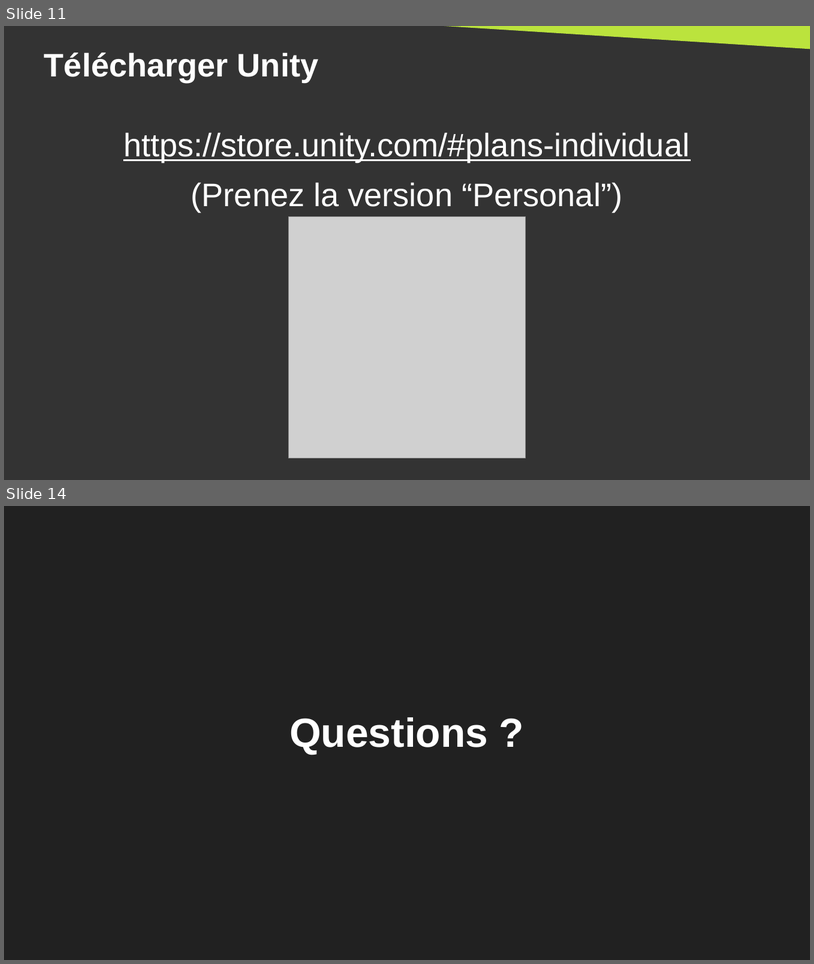
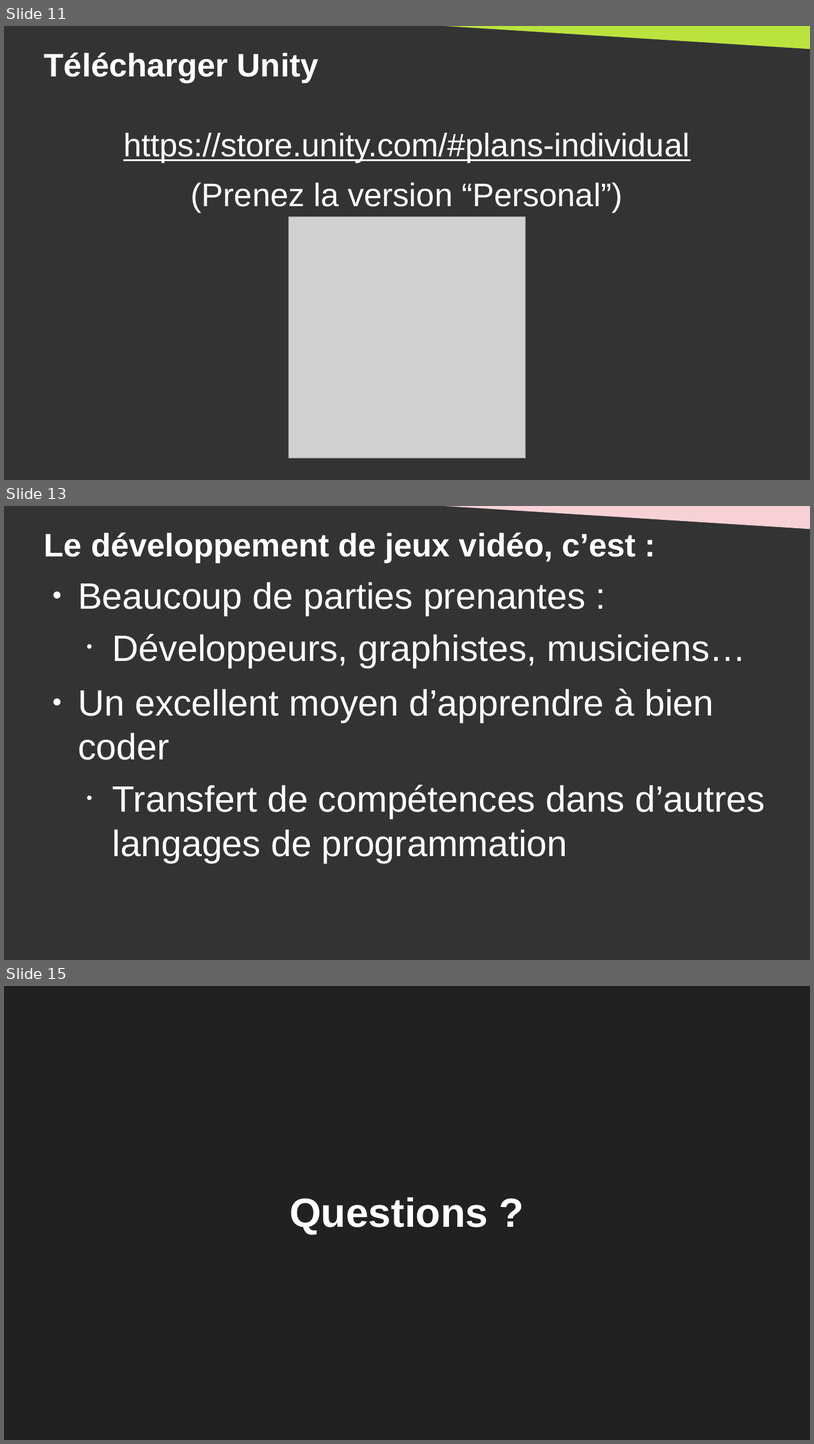
Before and after one commit to DanYellow/cours, a slide deck: creation-et-design-interactif-s4/travaux-pratiques/numero-1/presentation.odp. Shown one above the other, each under a label of ours: slides 11 and 14 before the commit, slides 11, 13 and 15 after it; the slides between them are not shown. The pictures are 814x964 and 814x1444 pixels, drawn with LibreOffice and Linux fonts; fonts in the diff are those of the drawing; grey boxes stand for pictures. Boxes give left, top, right and bottom in pixels: in the first picture for what was removed or moved away, otherwise in the second. Text is boxed around its words. In the diff, an @@ line names an element or a change of style, - is before the commit and + after.

```diff
--- a/creation-et-design-interactif-s4/travaux-pratiques/numero-1/presentation.odp
+++ b/creation-et-design-interactif-s4/travaux-pratiques/numero-1/presentation.odp
@@ slide 13 added at (x1=4, y1=506, x2=810, y2=960), background #333333 @@
@@ right triangle added at (x1=393, y1=506, x2=810, y2=529), fill #F7D1D5 @@
@@ title added at (x1=44, y1=532, x2=636, y2=562), 32 pt, text #FFFFFF, bold @@
+Le développement de jeux vidéo, c’est :
@@ text added at (x1=78, y1=582, x2=765, y2=862), 36 pt, text #FFFFFF @@
+● Beaucoup de parties prenantes :
+  • Développeurs, graphistes, musiciens…
+● Un excellent moyen d’apprendre à bien coder
+  • Transfert de compétences dans d’autres langages de programmation
@@ what was slide 14 is now slide 15 @@
```
Also in this commit, not shown: 4 slides changed, 12 other files.
